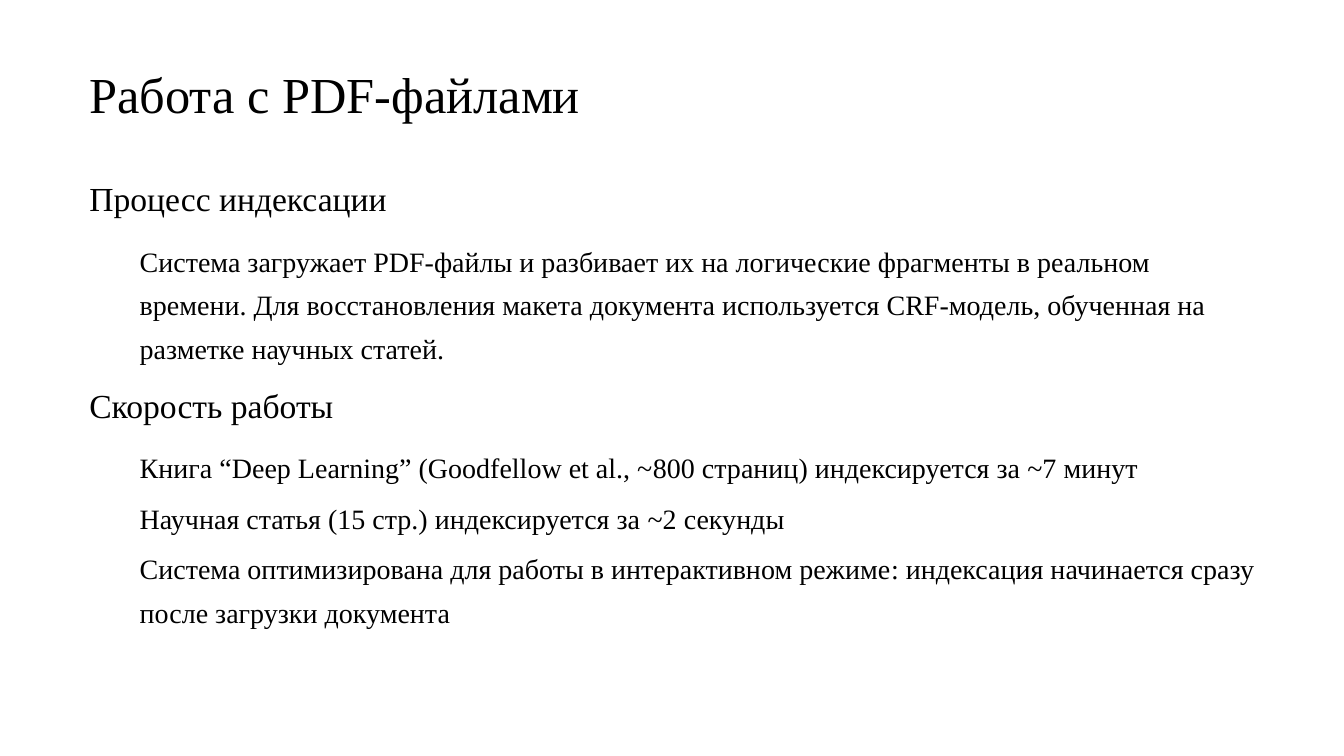
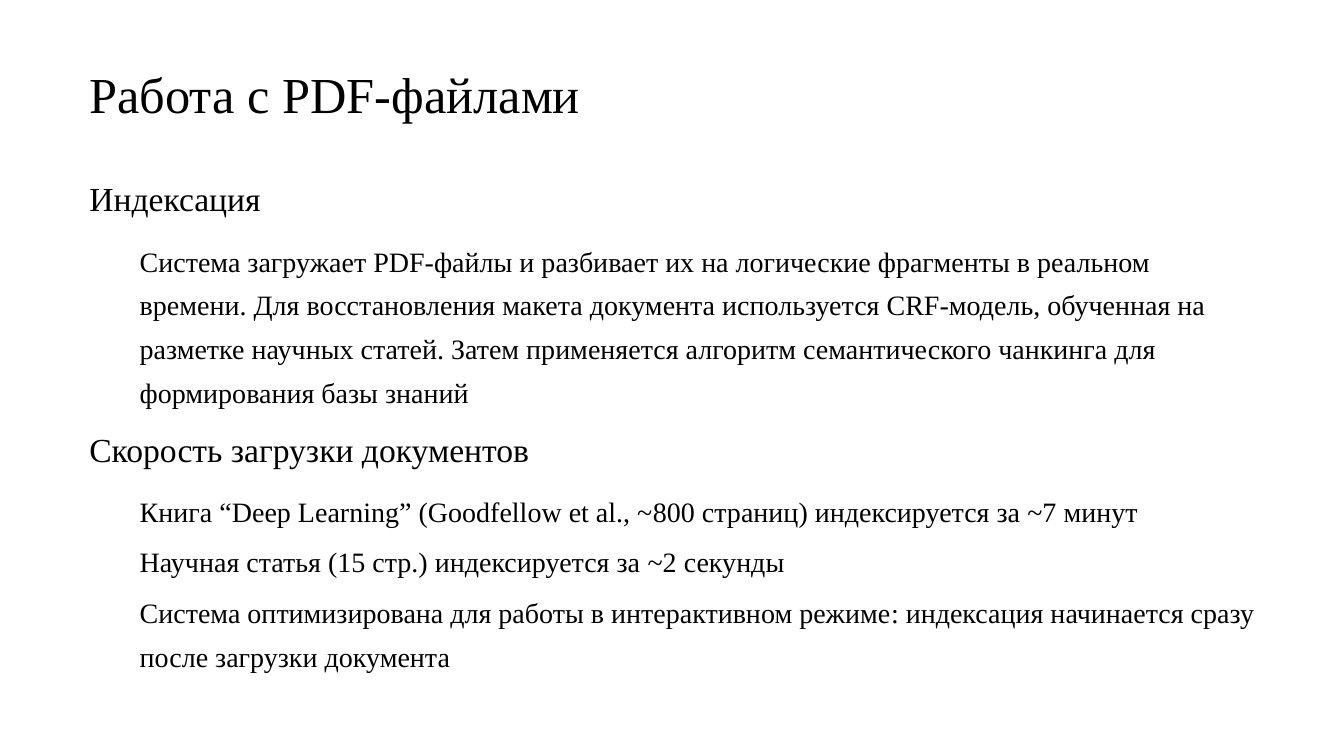
Before and after one commit to Syrenny/diploma-text, a slide deck: slide 7 of report_20.05/21930_Сыренный.pptx (slide 8 before the commit). Drawn at 1344x756 pixels with LibreOffice and Linux fonts; fonts in the diff are those of the drawing. Boxes give left, top, right and bottom in pixels: in the first picture for what was removed or moved away, otherwise in the second. Text is boxed around its words. In the diff, an @@ line names an element or a change of style, - is before the commit and + after.

```diff
--- a/report_20.05/21930_Сыренный.pptx
+++ b/report_20.05/21930_Сыренный.pptx
@@ text at (89,189,1204,468): text changed @@
-Процесс индексации
-  Система загружает PDF-файлы и разбивает их на логические фрагменты в реальном времени. Для восстановления макета документа используется CRF-модель, обученная на разметке научных статей.
-Скорость работы
+Индексация
+  Система загружает PDF-файлы и разбивает их на логические фрагменты в реальном времени. Для восстановления макета документа используется CRF-модель, обученная на разметке научных статей. Затем применяется алгоритм семантического чанкинга для формирования базы знаний
+Скорость загрузки документов
```
Also in this commit, not shown: 6 other slides changed, 1 slide added, 1 slide removed, 1 other file.
